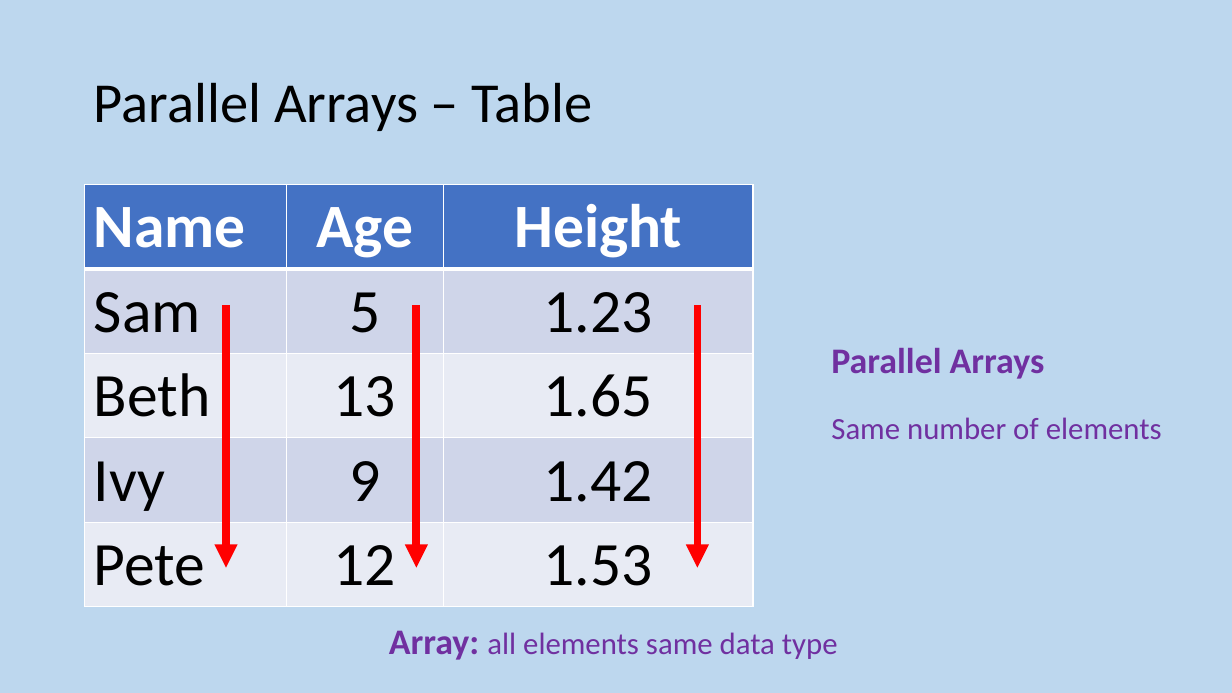
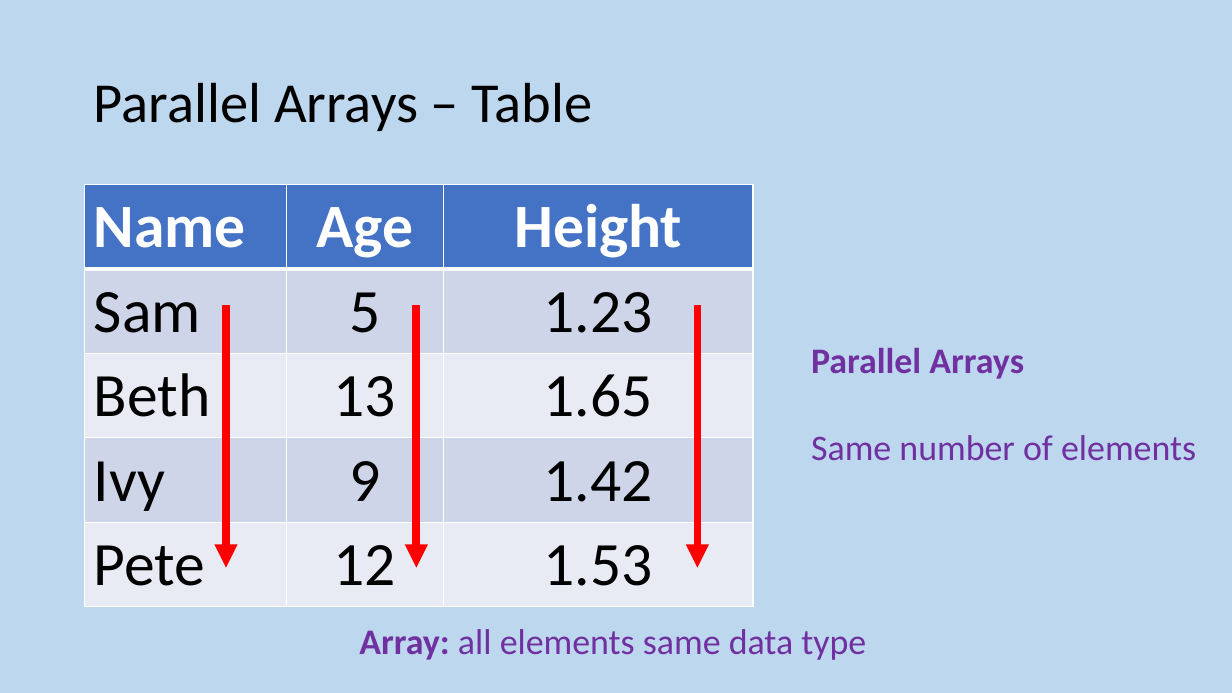
Before and after one commit to MrFriendCS/MrFriendCS.github.io, a slide deck: slide 70 of h-cs/sdd/H CS SDD Slides.pptx (slide 98 before the commit). Drawn at 1232x693 pixels with LibreOffice and Linux fonts; fonts in the diff are those of the drawing. Boxes give left, top, right and bottom in pixels: in the first picture for what was removed or moved away, otherwise in the second. Text is boxed around its words. In the diff, an @@ line names an element or a change of style, - is before the commit and + after.

```diff
--- a/h-cs/sdd/H CS SDD Slides.pptx
+++ b/h-cs/sdd/H CS SDD Slides.pptx
@@ text "Parallel Arrays": place and size @@
-text "Parallel Arrays" at (831, 348, 1162, 439)
+text "Parallel Arrays" at (811, 348, 1196, 461)
@@ text at (811, 435, 1196, 461): size 24 to 28 pt in "Same number of elements" @@
@@ text "Array: all elements same data ...": place and size @@
-text "Array: all elements same data ..." at (389, 630, 838, 660)
+text "Array: all elements same data ..." at (359, 629, 866, 660)
@@ text "Array: all elements same data ..." at (359, 629, 866, 660): size 24 to 28 pt in "all elements same data type" @@
```
Also in this commit, not shown: 10 other slides changed, 1 slide added, 1 other file.
